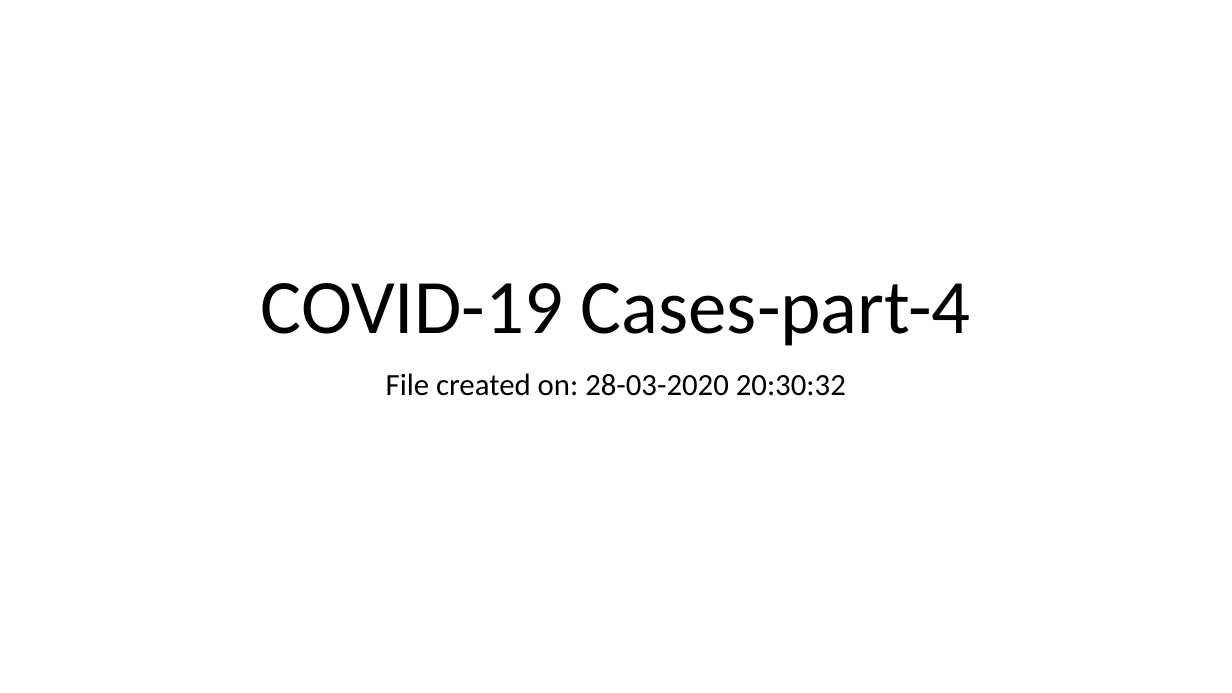
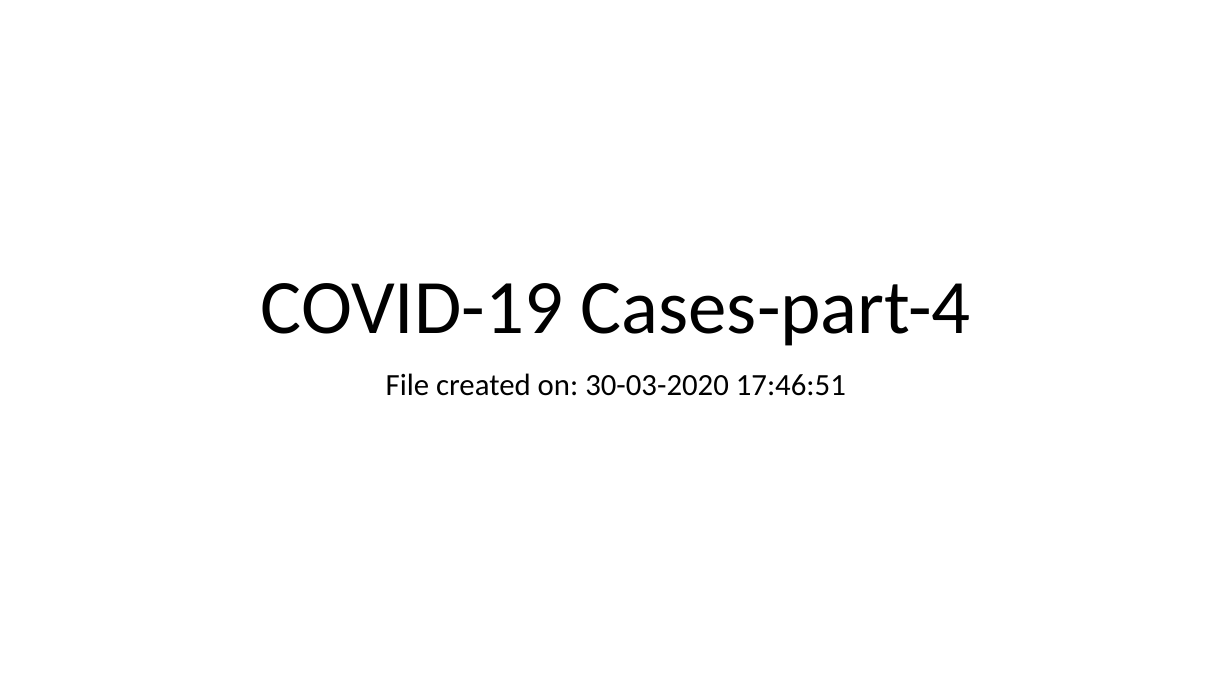
Before and after one commit to abhijithremesh/Tableau-portfolio, a slide deck: slide 1 of COVID-19 Cases_2/tableau viz/presentation/COVID-19 Cases-part-4.pptx. Drawn at 1232x693 pixels with LibreOffice and Linux fonts; fonts in the diff are those of the drawing. Boxes give left, top, right and bottom in pixels: in the first picture for what was removed or moved away, otherwise in the second. Text is boxed around its words. In the diff, an @@ line names an element or a change of style, - is before the commit and + after.

```diff
--- a/COVID-19 Cases_2/tableau viz/presentation/COVID-19 Cases-part-4.pptx
+++ b/COVID-19 Cases_2/tableau viz/presentation/COVID-19 Cases-part-4.pptx
@@ subtitle at [386, 373, 846, 396]: text changed @@
-File created on: 28-03-2020 20:30:32
+File created on: 30-03-2020 17:46:51
```
Also in this commit, not shown: 7 other files.
